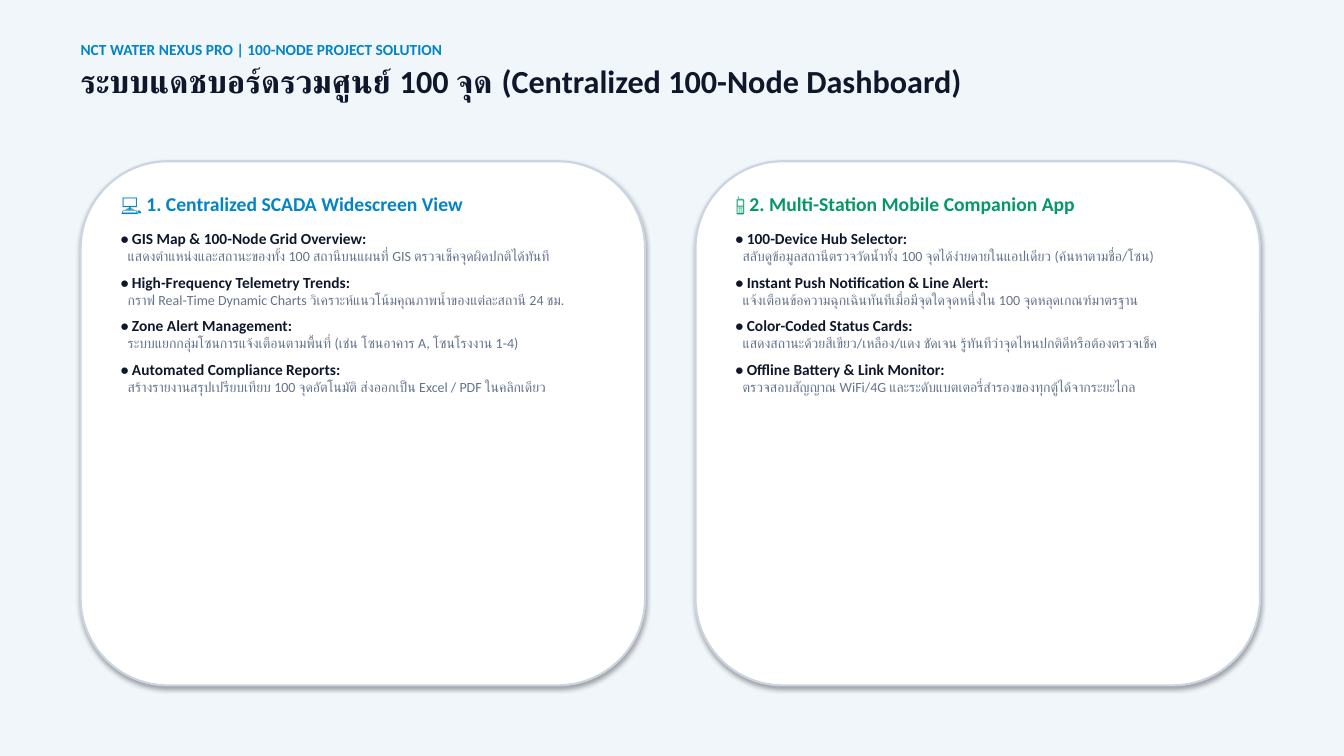
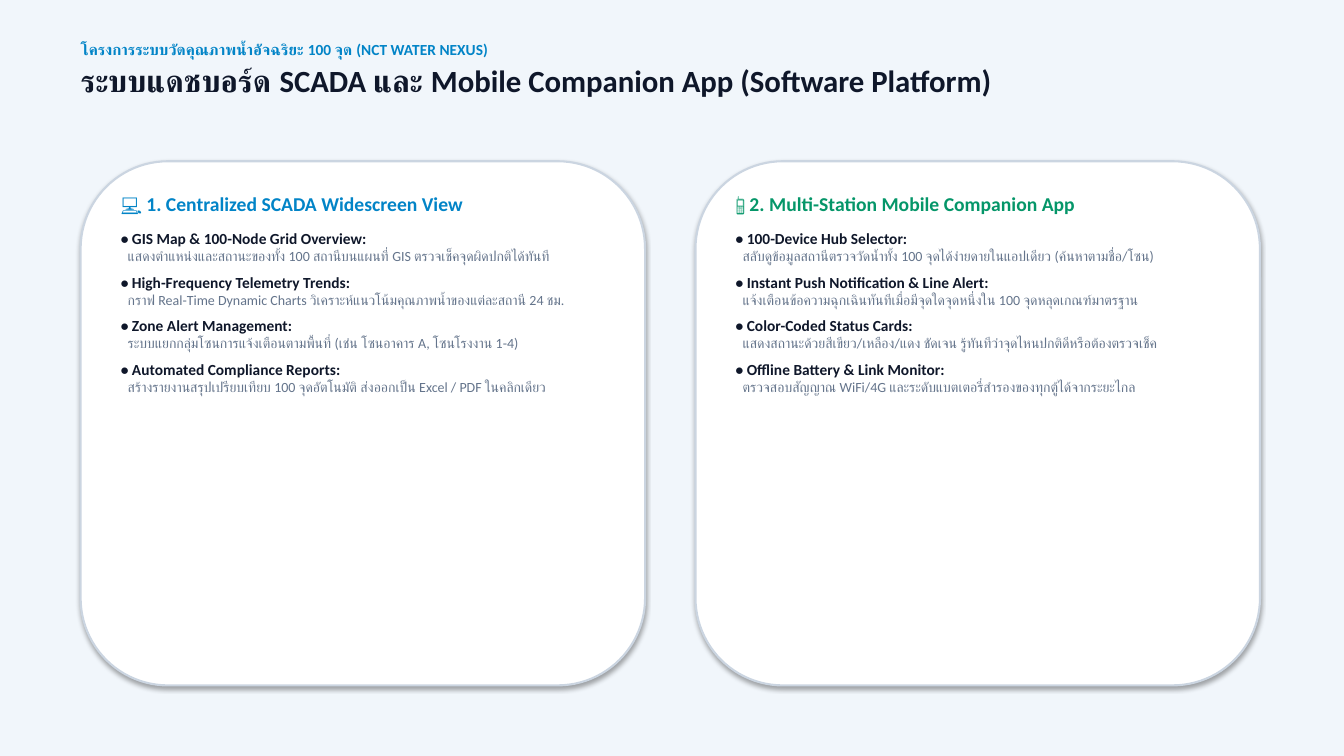
Before and after one commit to WoobWarb/nct-water-nexus, a slide deck: slide 6 of NCT_Water_Nexus_Report_and_Pricing.pptx (slide 7 before the commit). Drawn at 1344x756 pixels with LibreOffice and Linux fonts; fonts in the diff are those of the drawing. Boxes give left, top, right and bottom in pixels: in the first picture for what was removed or moved away, otherwise in the second. Text is boxed around its words. In the diff, an @@ line names an element or a change of style, - is before the commit and + after.

Commit message:
Update NCT Water Nexus 100-Unit exact BOM, Plug & Play vs Turnkey, and Software Options

```diff
--- a/NCT_Water_Nexus_Report_and_Pricing.pptx
+++ b/NCT_Water_Nexus_Report_and_Pricing.pptx
@@ text at (81,43,991,97): text changed; size 23 to 22 pt @@
-NCT WATER NEXUS PRO | 100-NODE PROJECT SOLUTION
-ระบบแดชบอร์ดรวมศูนย์ 100 จุด (Centralized 100-Node Dashboard)
+โครงการระบบวัดคุณภาพน้ำอัจฉริยะ 100 จุด (NCT WATER NEXUS)
+ระบบแดชบอร์ด SCADA และ Mobile Companion App (Software Platform)
```
Also in this commit, not shown: 3 other slides changed, 4 slides added, 4 slides removed.
